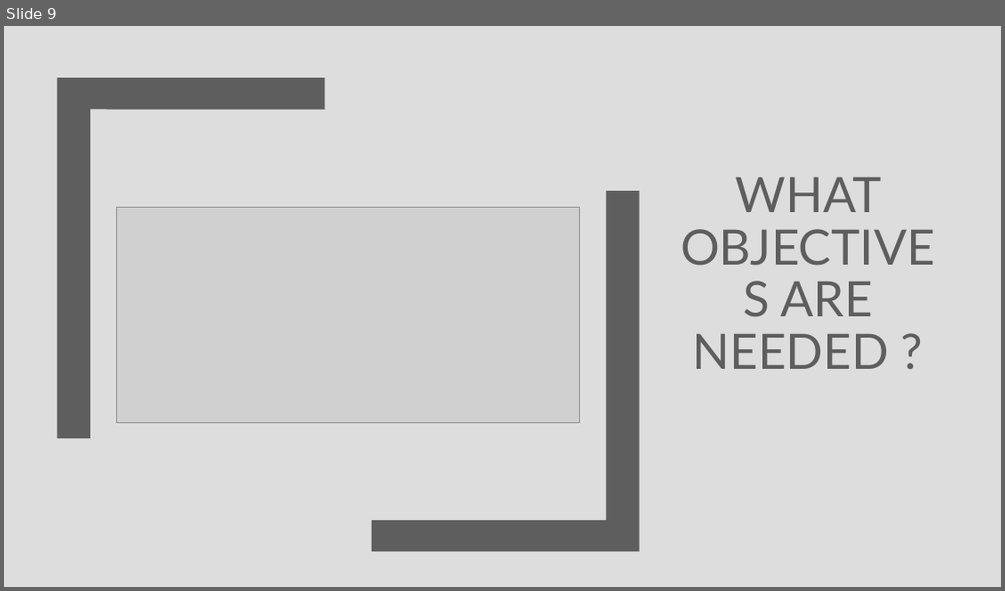
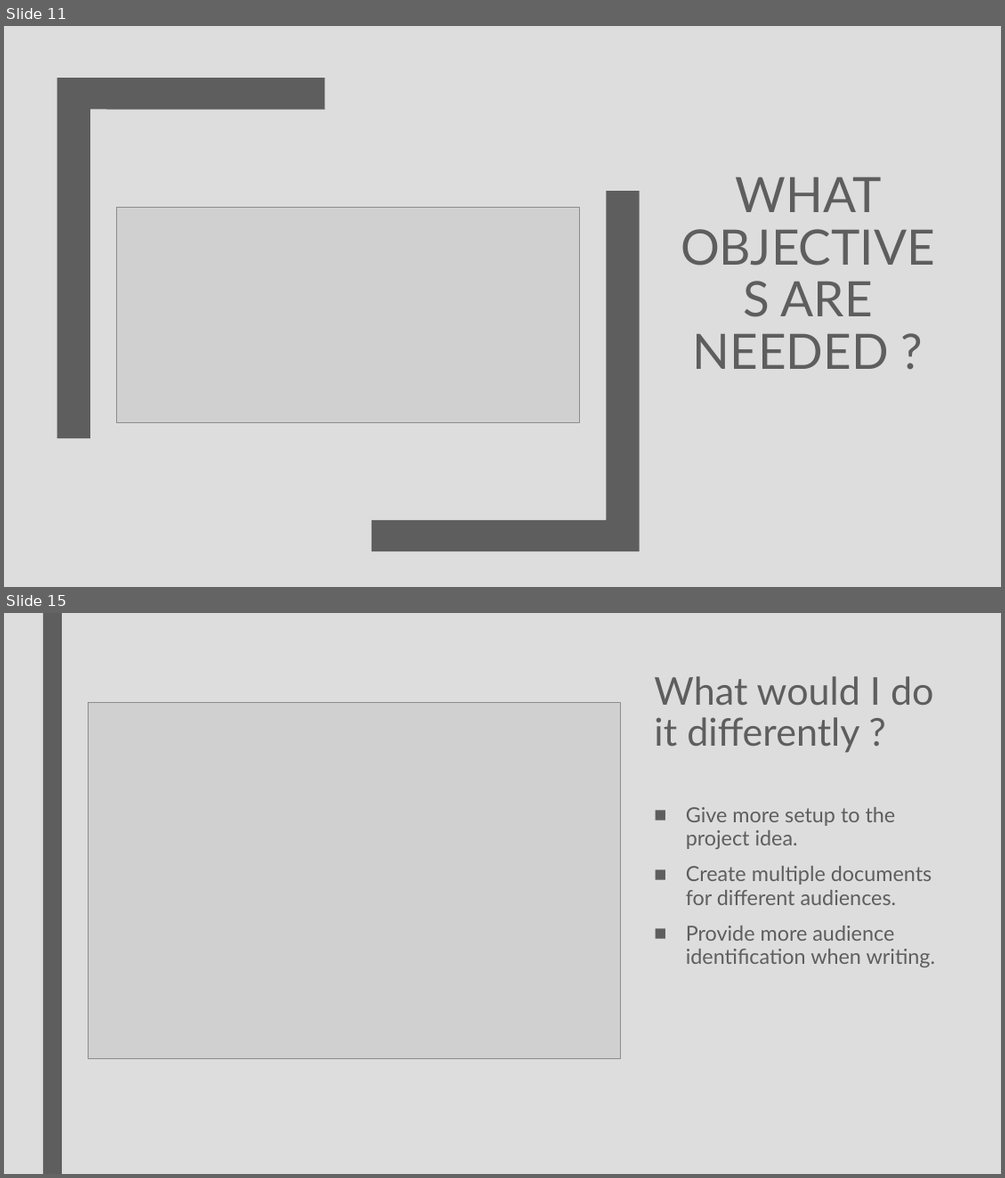
Before and after one commit to edunzer/YR4_TERM-3, a slide deck: Advanced Technical Writing/WEEK 10/Assignment #5 Oral Presentation.pptx. Shown one above the other, each under a label of ours: slide 9 before the commit, slides 11 and 15 after it; the slides between them are not shown. The pictures are 1005x591 and 1005x1178 pixels, drawn with LibreOffice and Linux fonts; fonts in the diff are those of the drawing; grey boxes stand for pictures. Boxes give left, top, right and bottom in pixels: in the first picture for what was removed or moved away, otherwise in the second. Text is boxed around its words. In the diff, an @@ line names an element or a change of style, - is before the commit and + after.

```diff
--- a/Advanced Technical Writing/WEEK 10/Assignment #5 Oral Presentation.pptx
+++ b/Advanced Technical Writing/WEEK 10/Assignment #5 Oral Presentation.pptx
@@ slide 15 added at (x1=4, y1=613, x2=1001, y2=1174), background #DDDDDD @@
@@ rectangle added at (x1=43, y1=613, x2=62, y2=1174), fill #5E5E5E @@
@@ title added at (x1=654, y1=676, x2=934, y2=753), 36.9 pt, text #5E5E5E @@
+What would I do it differently ?
@@ picture added at (x1=88, y1=703, x2=621, y2=1059) @@
@@ text added at (x1=686, y1=807, x2=936, y2=967), 20 pt, text #5E5E5E @@
+■ Give more setup to the project idea.
+■ Create multiple documents for different audiences.
+■ Provide more audience identification when writing.
@@ what was slide 9 is now slide 11 @@
```
Also in this commit, not shown: 2 slides changed, 3 other slides added, 2 slides removed.
